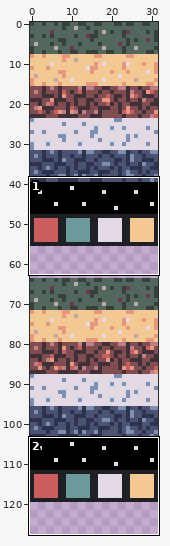
Edited in one commit: sprite sheet (public/world-sprite.png). The picture above shows the old version from afar; the outline marks the close-up.
Close-up. Earlier state:
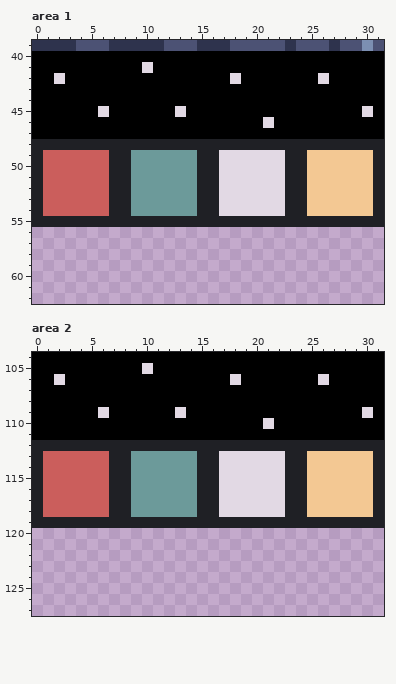
The file is 32x128 pixels. Shown: area 1: x 0..31, y 39..62; area 2: x 0..31, y 104..127.
Now the later version:
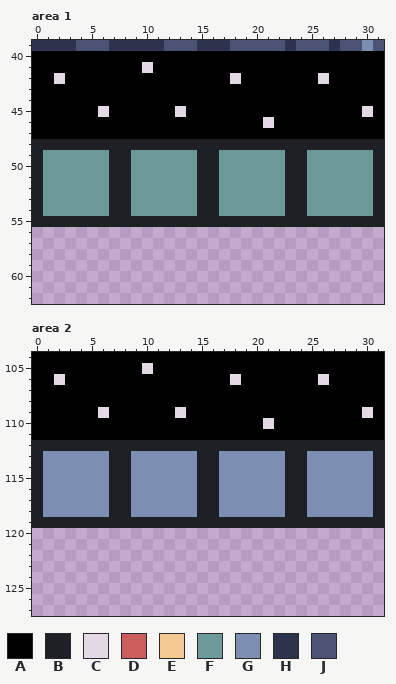
Palette (. is transparent): A #000000  B #1f2025  C #e2d9e4  D #cb5e5c  E #f3c893  F #6c9a9a  G #7c8fb2  H #2e334d  J #4c5274
Changes in this commit:
Area 1:
y 49..54: x 1..6 DDDDDD -> FFFFFF; x 17..22 CCCCCC -> FFFFFF; x 25..30 EEEEEE -> FFFFFF
Area 2:
y 113..118: x 1..6 DDDDDD -> GGGGGG; x 9..14 FFFFFF -> GGGGGG; x 17..22 CCCCCC -> GGGGGG; x 25..30 EEEEEE -> GGGGGG
Where, in picture pixels (left, top, right, bottom), the same in both close-ups:
changed: (43, 150, 109, 216)
changed: (219, 150, 373, 216)
changed: (43, 451, 373, 517)
